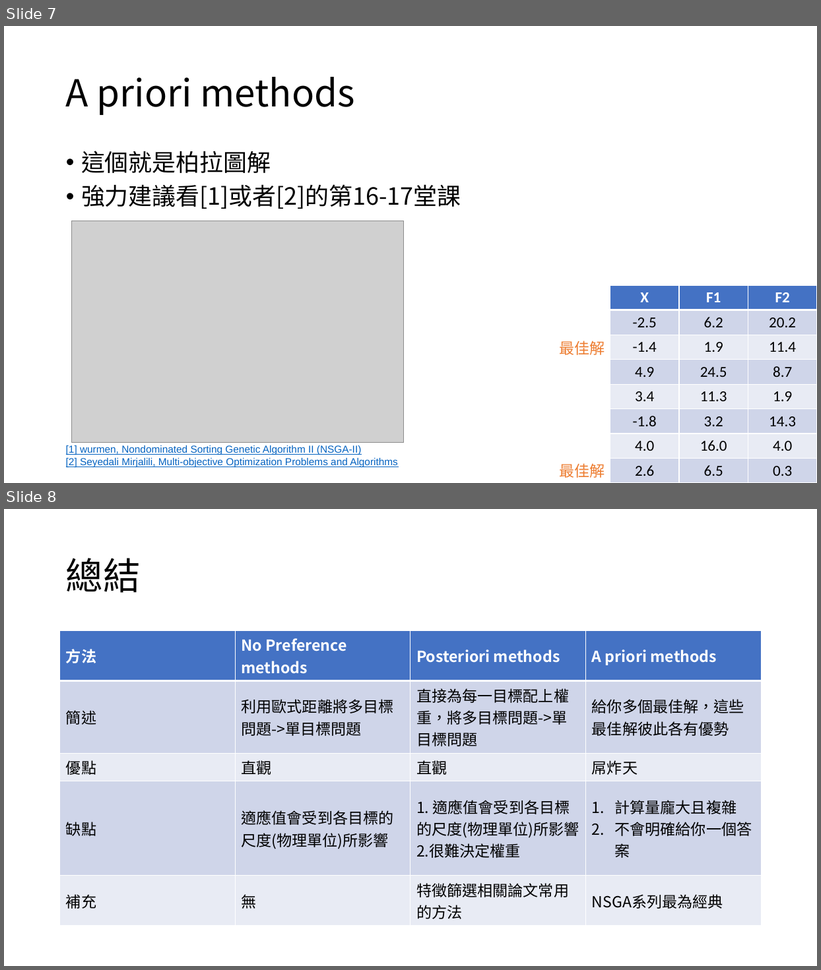
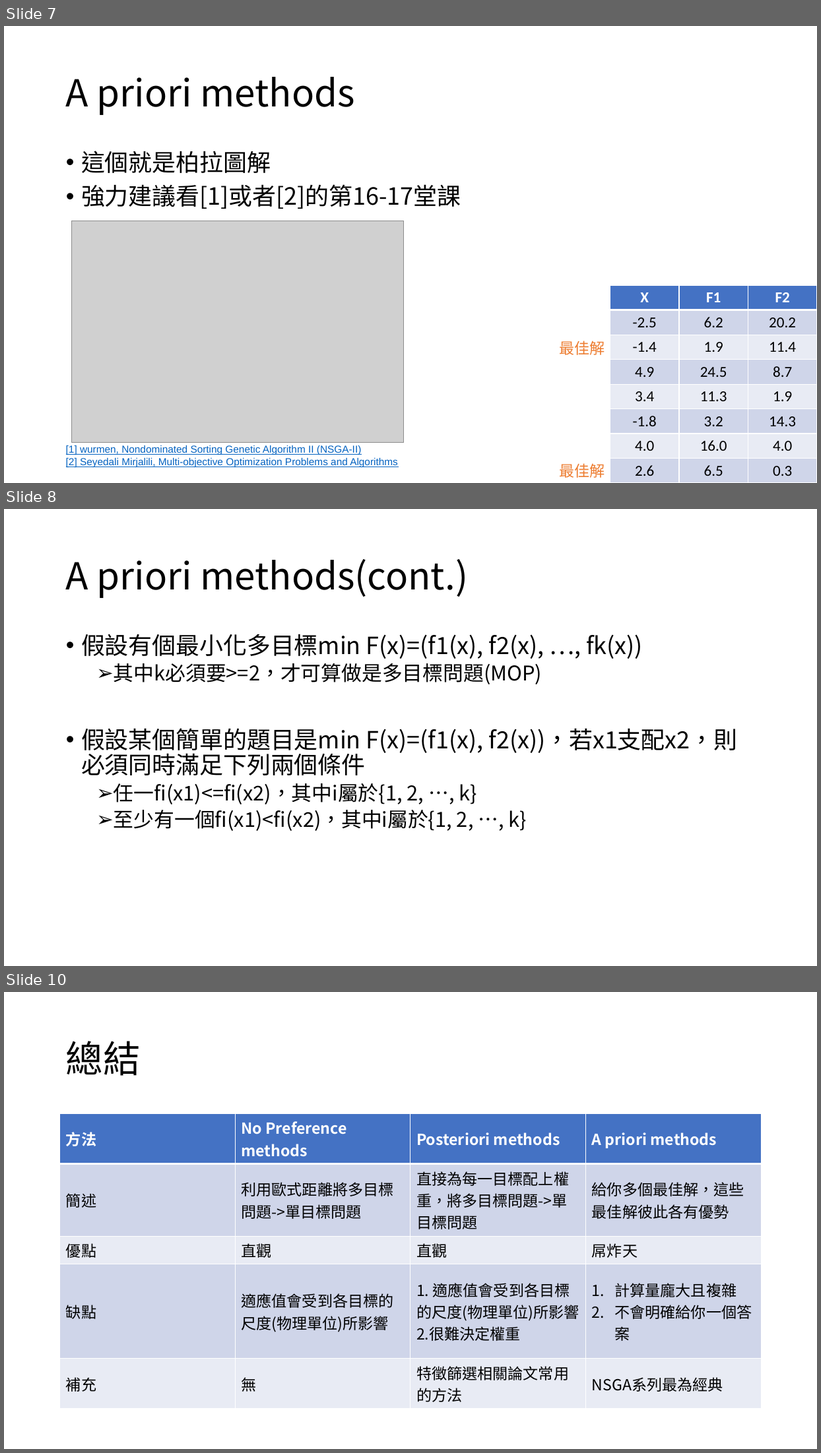
Before and after one commit to ZongSingHuang/Multi-objective-Optimization-Problems-and-Algorithms, a slide deck: 多目標最佳化.pptx. Shown one above the other, each under a label of ours: slides 7 and 8 before the commit, slides 7, 8 and 10 after it; the slides between them are not shown. The pictures are 821x970 and 821x1453 pixels, drawn with LibreOffice and Linux fonts; fonts in the diff are those of the drawing; grey boxes stand for pictures. Boxes give left, top, right and bottom in pixels: in the first picture for what was removed or moved away, otherwise in the second. Text is boxed around its words. In the diff, an @@ line names an element or a change of style, - is before the commit and + after.

```diff
--- a/多目標最佳化.pptx
+++ b/多目標最佳化.pptx
@@ slide 8 added at <box>4,509,817,966</box>, background #FFFFFF @@
@@ title added at <box>66,559,469,598</box>, 44 pt, text #000000 @@
+A priori methods(cont.)
@@ text added at <box>81,634,738,831</box>, 28 pt, text #000000 @@
+• 假設有個最小化多目標min F(x)=(f1(x), f2(x), …, fk(x))
+  ➢ 其中k必須要>=2，才可算做是多目標問題(MOP)
+• 假設某個簡單的題目是min F(x)=(f1(x), f2(x))，若x1支配x2，則必須同時滿足下列兩個條件
+  ➢ 任一fi(x1)<=fi(x2)，其中i屬於{1, 2, …, k}
+  ➢ 至少有一個fi(x1)<fi(x2)，其中i屬於{1, 2, …, k}
@@ what was slide 8 is now slide 10 @@
```
Also in this commit, not shown: 1 other slide added.
